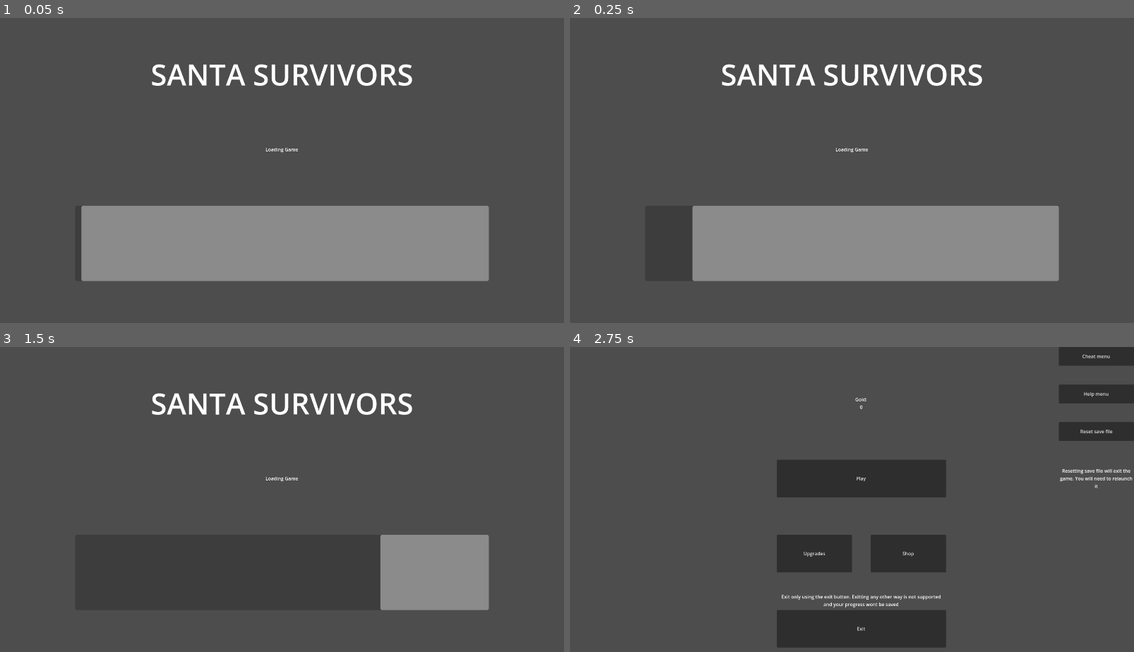
Above: before the commit, frames 1-4 (two rows, left to right).
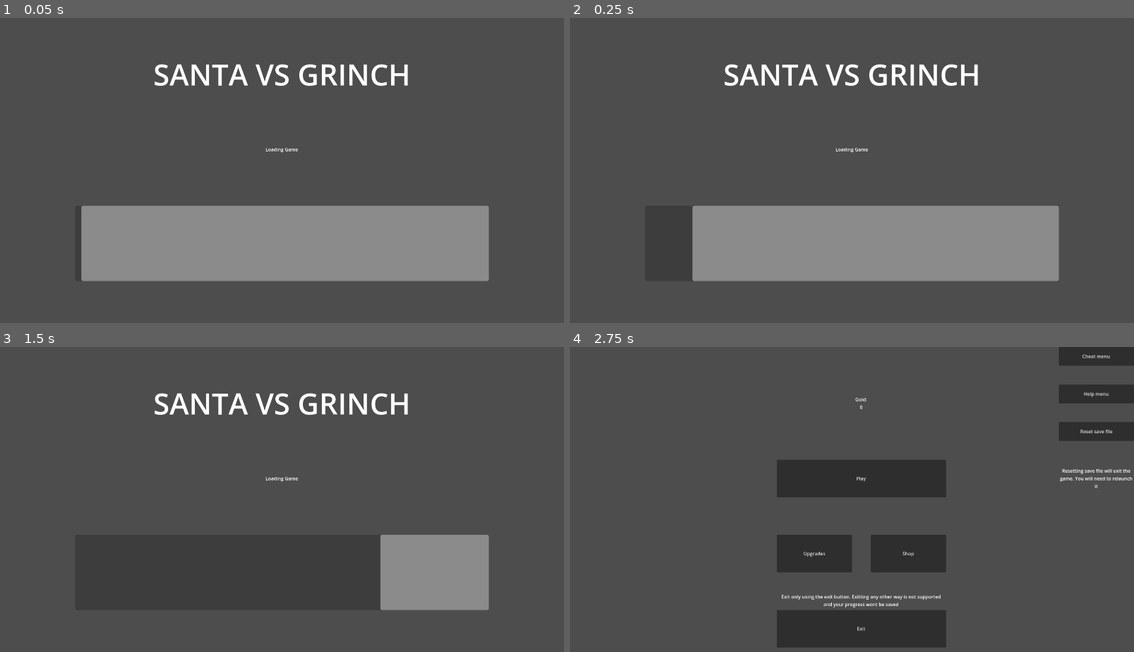
Above: after the commit, the same moments.

Repository: Mohit-Pala/Santa-Survivors
Game: Godot game, scene res://Game/Scenes/Ui/Load Game.tscn
The game is run twice, just before and just after one commit, with the same random seed, the same clock (stepped at 60 frames per second) and the same inputs.
Inputs:
- Up to frame 1 (0.05 s): no input
- Up to frame 2 (0.25 s): no input
- Up to frame 3 (1.5 s): hold D (Right) 0.53-1.28 s; hold S (Down) from 1.28 s (still down)
- Up to frame 4 (2.75 s): release S (Down) at 2.03 s; hold D (Right) from 2.03 s (still down)

The runs differ from the first frame. In frame 1, 1.6% of the frame differs, in the area x 26-74%, y 15-23%; in frame 2, 1.6%; in frame 3, 1.6%; in frame 4, nothing differs.
Error in both runs: Invalid call. Nonexistent function 'changeLimitBreak' in base 'Node (upgrades.gd)'. (res://Game/Scripts/Ui/Load)

Commit message:
renamed project

Diff:
--- a/Game/Scenes/Ui/Load Game.tscn
+++ b/Game/Scenes/Ui/Load Game.tscn
@@ -16,7 +16,7 @@
 offset_right = 1920.0
 offset_bottom = 384.0
 theme_override_font_sizes/font_size = 100
-text = "SANTA SURVIVORS"
+text = "SANTA VS GRINCH"
 horizontal_alignment = 1
 vertical_alignment = 1
 justification_flags = 162
--- a/project.godot
+++ b/project.godot
@@ -10,7 +10,7 @@
 
 [application]
 
-config/name="Santa-Survivors"
+config/name="Santa VS Grinch"
 run/main_scene="res://Game/Scenes/Ui/Load Game.tscn"
 config/features=PackedStringArray("4.2", "Forward Plus")
 run/max_fps=60
